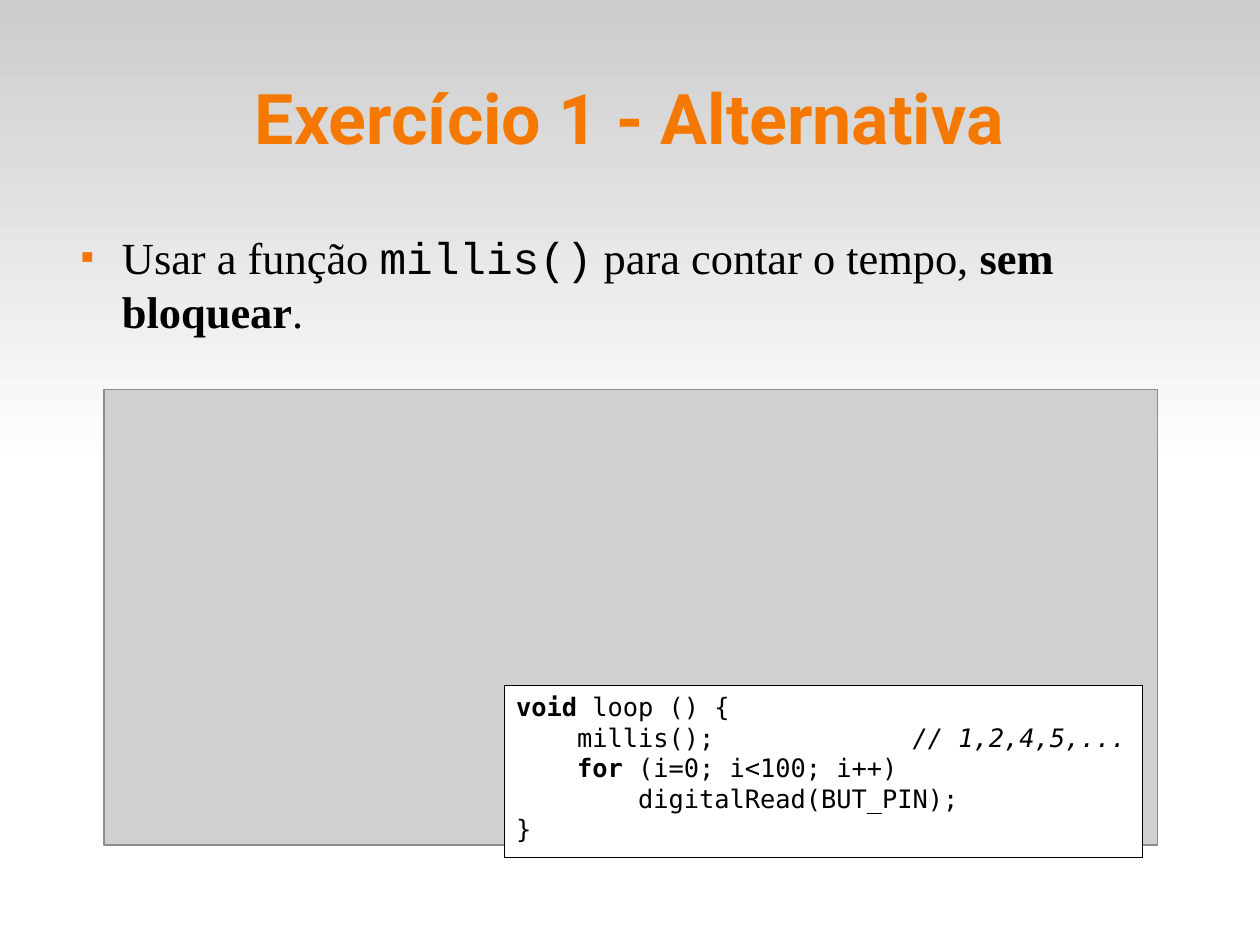
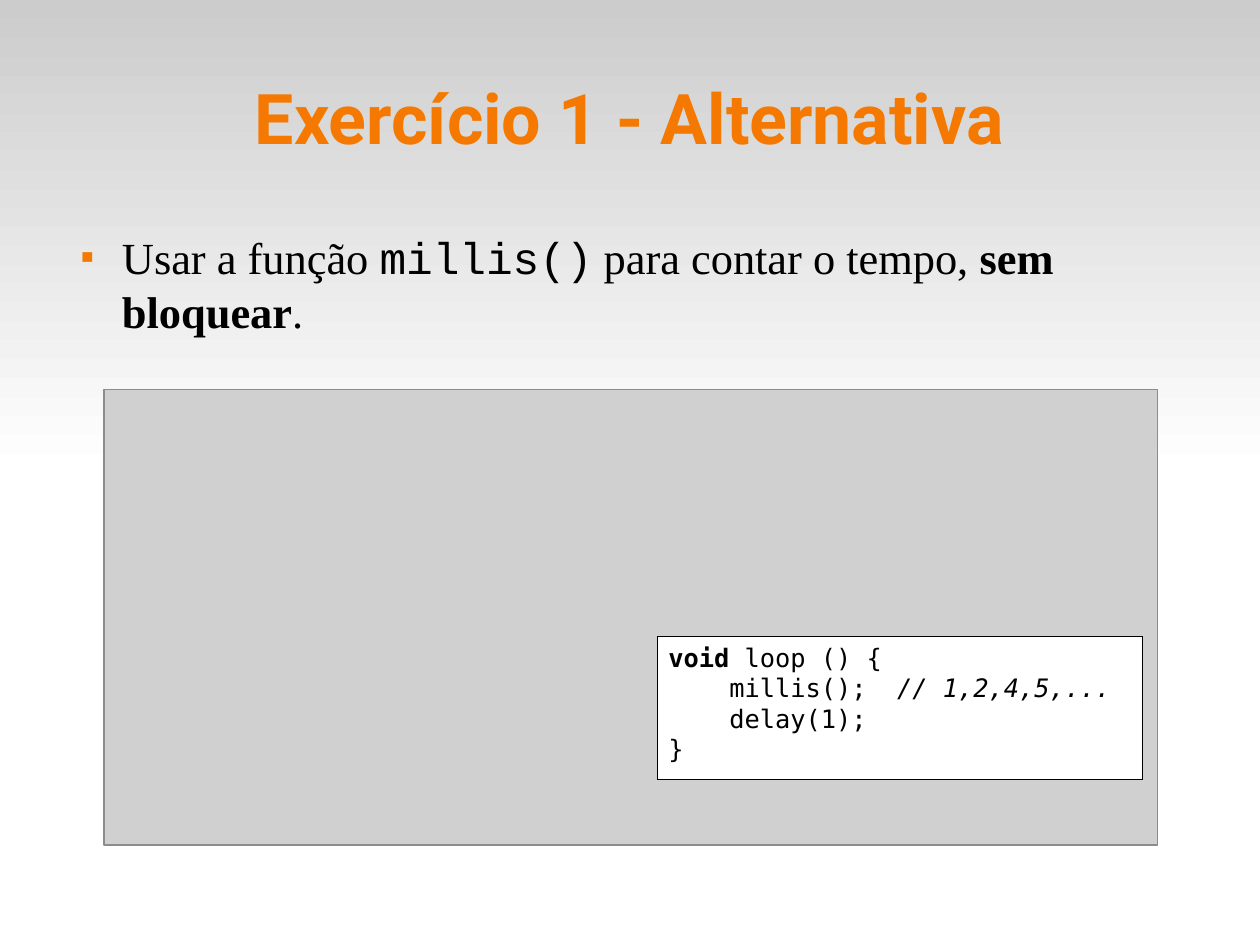
Before and after one commit to fsantanna-uerj/reativos, a slide deck: slide 9 of slides/02_arduino.odp (slide 8 before the commit). Drawn at 1260x945 pixels with LibreOffice and Linux fonts; fonts in the diff are those of the drawing; grey boxes stand for pictures. Boxes give left, top, right and bottom in pixels: in the first picture for what was removed or moved away, otherwise in the second. Text is boxed around its words. In the diff, an @@ line names an element or a change of style, - is before the commit and + after.

```diff
--- a/slides/02_arduino.odp
+++ b/slides/02_arduino.odp
@@ rectangle "void loop () {": place and size @@
-rectangle "void loop () {" at box(505, 686, 1143, 858)
+rectangle "void loop () {" at box(657, 637, 1143, 780)
@@ text in rectangle at box(729, 708, 866, 734): text changed @@
-for (i=0; i<100; i++)
-digitalRead(BUT_PIN);
+delay(1);
```
Also in this commit, not shown: 3 other slides changed, 1 slide added, 4 other files.
